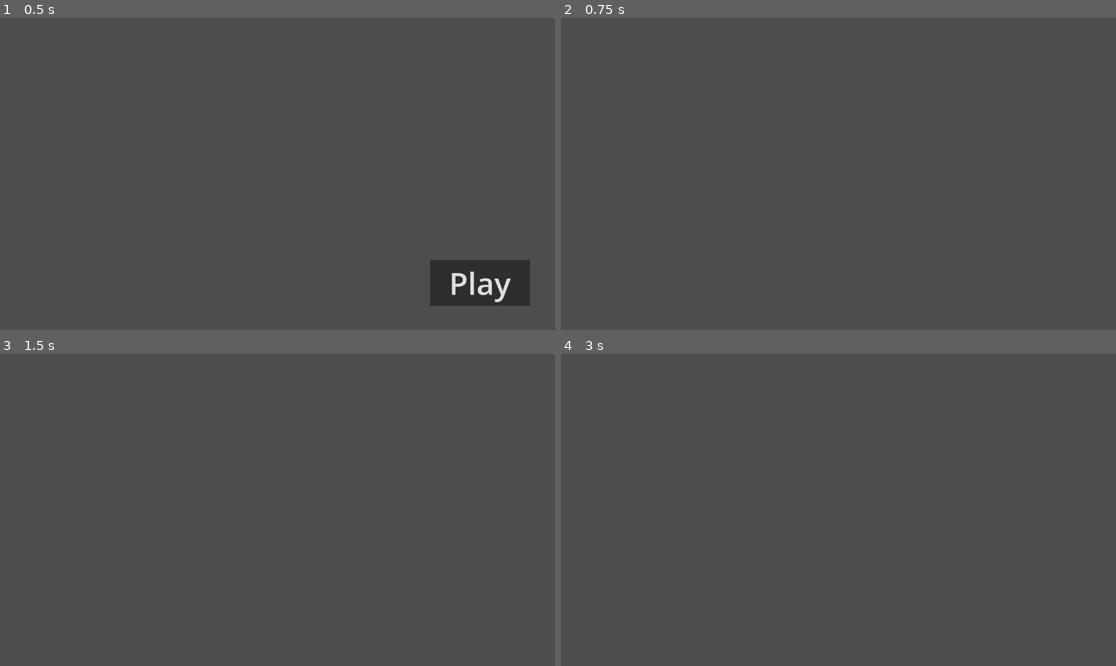
Above: before the commit, frames 1-4 (two rows, left to right).
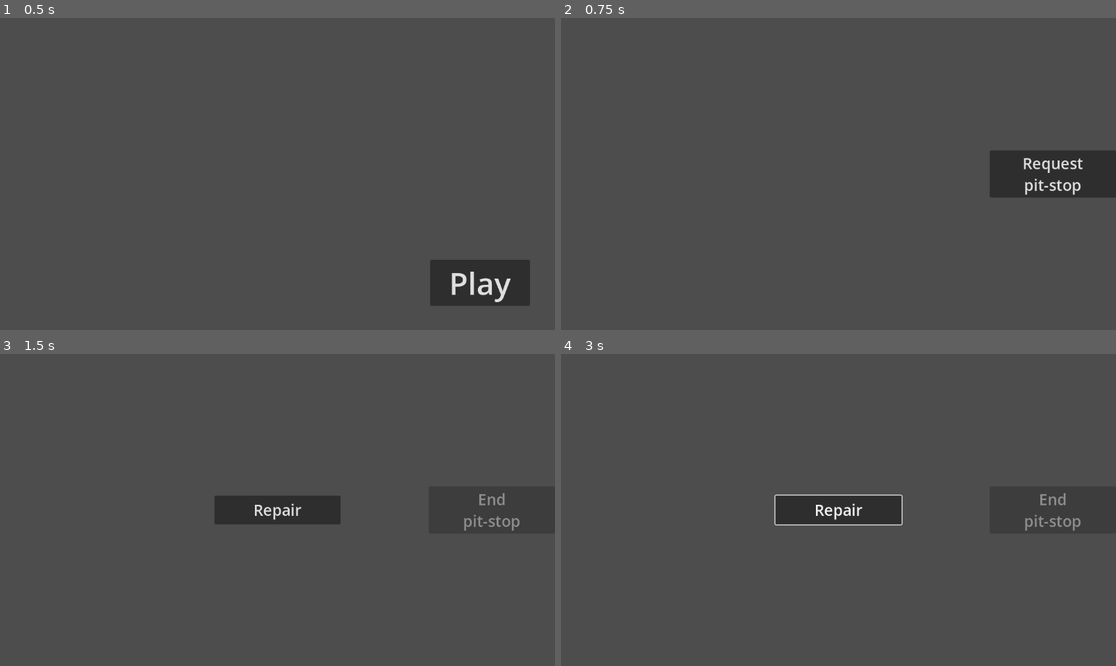
Above: after the commit, the same moments.

Repository: gams-n-such/GMTK2025
Game: Godot game, scene res://MainMenu/main_menu.tscn
Two runs of this game, one before a commit and one after it. Both use one fixed random seed, a clock stepped at 60 frames per second and the inputs below.
Inputs (mouse positions are in pixels of both pictures, inside the frame that each line leads up to):
- Up to frame 1 (0.5 s): no input
- Up to frame 2 (0.75 s): click "Play" at 0.5 s
- Up to frame 3 (1.5 s): click (493, 510) at 1.25 s, where only the run after the commit has a clickable "Request pit-stop"
- Up to frame 4 (3 s): click (838, 510) at 2 s, where only the run after the commit has a clickable "Repair"; tap Enter at 2.75 s; move the mouse to (960, 494) at 2.77 s; tap H at 2.85 s; click (960, 494) at 2.92 s

Frame 1 is identical in both runs. In frame 2, 3.3% of the frame differs, in the area x 77-100%, y 42-58%; in frame 3, 2.2%; in frame 4, 2.5%.

Commit message:
UI fixes

Diff:
--- a/Gameplay/Race/game_over_screen.tscn
+++ b/Gameplay/Race/game_over_screen.tscn
@@ -3,6 +3,7 @@
 [ext_resource type="Script" uid="uid://pmxljarxewf6" path="res://Gameplay/Race/game_over_screen.gd" id="1_3oopu"]
 
 [node name="GameOverScreen" type="Control"]
+process_mode = 3
 layout_mode = 3
 anchors_preset = 15
 anchor_right = 1.0
--- a/Gameplay/Race/race.gd
+++ b/Gameplay/Race/race.gd
@@ -95,7 +95,7 @@
 	# TODO: detect win/lose
 	var game_over_screen = game_over_scene.instantiate()
 	game_over_screen.player_won = get_player_position_on_track() == 1
-	get_tree().root.add_child(game_over_screen)
+	%UI.add_child(game_over_screen)
 
 
 func get_player_position_on_track() -> int:
--- a/Gameplay/Race/race.tscn
+++ b/Gameplay/Race/race.tscn
@@ -1,8 +1,9 @@
-[gd_scene load_steps=4 format=3 uid="uid://1pgeprnsdwn6"]
+[gd_scene load_steps=5 format=3 uid="uid://1pgeprnsdwn6"]
 
 [ext_resource type="Script" uid="uid://bxcmj60hlbwkj" path="res://Gameplay/Race/race.gd" id="1_8knmq"]
 [ext_resource type="PackedScene" uid="uid://c6hbnr5mqtmq2" path="res://Gameplay/Race/race_track.tscn" id="2_4wokk"]
 [ext_resource type="Resource" uid="uid://c5qotdv4p1y1d" path="res://Testing/test_race.tres" id="2_b3jxk"]
+[ext_resource type="PackedScene" uid="uid://dcuu2ev51nk5s" path="res://Gameplay/Pit/gameplay_ui.tscn" id="4_oxb2p"]
 
 [node name="Race" type="Node2D"]
 script = ExtResource("1_8knmq")
@@ -16,3 +17,8 @@
 unique_name_in_owner = true
 wait_time = 3.0
 one_shot = true
+
+[node name="UI" type="CanvasLayer" parent="."]
+unique_name_in_owner = true
+
+[node name="GameplayUI" parent="UI" instance=ExtResource("4_oxb2p")]
